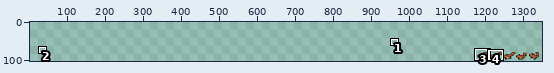
One commit to this sprite sheet: android/assets/img/squirrel.png. The picture above shows the old version from afar; the outline marks the close-up.
Close-up. Earlier state:
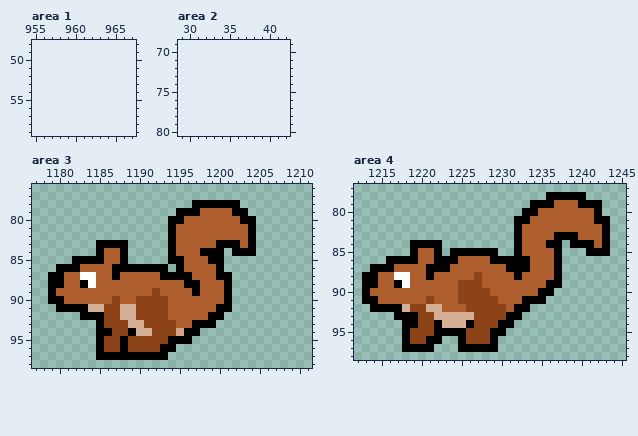
The file is 256x64 pixels. Pixels under 10% opacity are left out. Shown: area 1: x 955..967, y 48..59; area 2: x 29..42, y 69..80; area 3: x 1177..1211, y 76..98; area 4: x 1212..1245, y 77..98. The old version is drawn lined up with the new one, on the new canvas. The wide view leaves out empty margins. The commit also changed other parts of the picture, which this record leaves out.
New version:
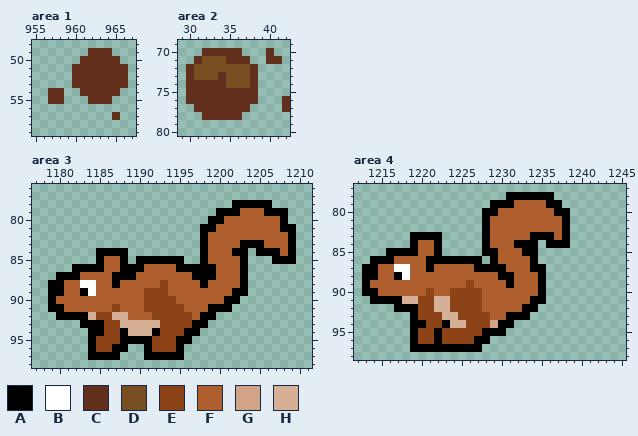
Palette (. is transparent): A #000000  B #ffffff  C #632f1d  D #774d22  E #8c4317  F #af5e2d  G #d1a488  H #d6af97
The exact change:
canvas 256x64 -> 2048x128, the old top-left corner now at 1176,64
Area 1:
y 49: x 962..964 ... -> CCC
y 50: x 961..965 ..... -> CCCCC
y 51..53: x 960..966 ....... -> CCCCCCC
y 54: x 957..958 .. -> CC; x 961..965 ..... -> CCCCC
y 55: x 957..958 .. -> CC; x 962..964 ... -> CCC
y 57: x 965 . -> C
Area 2:
y 70: x 32..36 ..... -> CCCCC; x 40 . -> C
y 71: x 31..37 ....... -> CDDDCCC; x 40..41 .. -> CC
y 72: x 30..38 ......... -> CDDDDDDDC
y 73: x 30..38 ......... -> CDDDCDDDC
y 74: x 30..38 ......... -> CCCCCDDDC
y 75: x 30..38 ......... -> CCCCCCCCC
y 76: x 30..38 ......... -> CCCCCCCCC; x 42 . -> C
y 77: x 31..37 ....... -> CCCCCCC; x 42 . -> C
y 78: x 32..36 ..... -> CCCCC
Area 3:
y 78: x 1197..1201 AAAAA -> .....; x 1203..1206 .... -> AAAA
y 79: x 1195..1201 AAAFFFF -> .....AA; x 1203..1208 A..... -> FFFAAA
y 80: x 1194..1200 AAFFFFF -> .....AA; x 1203..1208 AA.... -> FFFFFA
y 81: x 1194..1199 AFFFFF -> ....AA; x 1204..1209 A..... -> FFFFAA
y 82: x 1194..1198 AFFFF -> ....A; x 1204..1209 A..... -> FFFFFA
y 83: x 1185..1188 AAAA -> ....; x 1194..1198 AFFFF -> ....A; x 1200..1203 AAAF -> FFFA; x 1205..1209 ..... -> AFFFA
y 84: x 1186..1187 FF -> AA; x 1194..1197 AFFF -> ....; x 1199..1201 AA. -> FFF; x 1204..1209 A..... -> .AAAFA
y 85: x 1182..1184 AAA -> ...; x 1190..1193 .... -> AAAA; x 1196..1203 FFFAA... -> ..AFFFFA; x 1207..1209 ... -> AAA
y 86: x 1180..1181 AA -> ..; x 1183..1185 FFF -> AAA; x 1187 A -> F; x 1191..1194 AAA. -> FFFF; x 1196..1203 FFFFA... -> AAAAFFFA
y 87: x 1179 A -> .; x 1181..1184 FFBB -> AAFF; x 1188..1189 FF -> AA; x 1193..1203 AAAAFFFAA.. -> FFFFAAAFFFA
y 88: x 1183 A -> B; x 1187 F -> A; x 1193 F -> E; x 1196..1198 AAF -> FFA; x 1201..1203 A.. -> FFA
y 89: x 1180 F -> A; x 1183..1184 FF -> AB; x 1191 F -> E; x 1193 F -> E; x 1197 A -> F; x 1201..1203 A.. -> FAA
y 90: x 1180 A -> F; x 1187 E -> F; x 1190 E -> F; x 1194 F -> E; x 1202 . -> A
y 91: x 1179 . -> A; x 1181..1186 AAAHHE -> FFFFFF; x 1188..1190 HHE -> FFF; x 1194..1195 FF -> EE; x 1199 F -> A
y 92: x 1180..1182 ... -> AAA; x 1184..1185 AA -> HE; x 1187 E -> H; x 1189..1191 HEE -> FFF; x 1194..1196 FFF -> EEE; x 1198 F -> A; x 1200 A -> .
y 93: x 1183..1184 .. -> AA; x 1188 E -> H; x 1191..1192 EE -> HH; x 1195..1196 FF -> EE; x 1199 A -> .
y 94: x 1184 . -> A; x 1186 A -> E; x 1188..1189 EA -> AH; x 1192 E -> A; x 1195 G -> E
y 95: x 1184..1185 .A -> AE; x 1189..1191 EEE -> AAA; x 1194 A -> E
y 96: x 1184..1185 .A -> AE; x 1187 E -> A; x 1189..1191 EEE -> ..A; x 1193..1195 AA. -> EEA
y 97: x 1184 . -> A; x 1188..1190 AAA -> ...; x 1194..1195 .. -> AA
Area 4:
y 78: x 1231..1235 ..... -> AAAAA; x 1237..1240 AAAA -> ....
y 79: x 1229..1235 .....AA -> AAAFFFF; x 1237..1242 FFFAAA -> A.....
y 80: x 1228..1234 .....AA -> AAFFFFF; x 1237..1242 FFFFFA -> AA....
y 81: x 1228..1233 ....AA -> AFFFFF; x 1238..1243 FFFFAA -> A.....
y 82: x 1228..1232 ....A -> AFFFF; x 1238..1243 FFFFFA -> A.....
y 83: x 1219..1222 .... -> AAAA; x 1228..1232 ....A -> AFFFF; x 1234..1237 FFFA -> AAAF; x 1239..1243 AFFFA -> .....
y 84: x 1220..1221 AA -> FF; x 1228..1231 .... -> AFFF; x 1233..1235 FFF -> AA.; x 1238..1243 .AAAFA -> A.....
y 85: x 1216..1218 ... -> AAA; x 1224..1227 AAAA -> ....; x 1230..1237 ..AFFFFA -> FFFAA...; x 1241..1243 AAA -> ...
y 86: x 1214..1215 .. -> AA; x 1217..1219 AAA -> FFF; x 1221 F -> A; x 1225..1228 FFFF -> AAA.; x 1230..1237 AAAAFFFA -> FFFFA...
y 87: x 1213 . -> A; x 1215..1218 AAFF -> FFBB; x 1222..1223 AA -> FF; x 1227..1237 FFFFAAAFFFA -> AAAAFFFAA..
y 88: x 1217 B -> A; x 1221 A -> F; x 1227 E -> F; x 1230..1232 FFA -> AAF; x 1235..1237 FFA -> A..
y 89: x 1214 A -> F; x 1217..1218 AB -> FF; x 1225 E -> F; x 1227 E -> F; x 1231 F -> A; x 1235..1237 FAA -> A..
y 90: x 1214 F -> A; x 1221 F -> E; x 1224 F -> E; x 1228 E -> F; x 1236 A -> .
y 91: x 1213 A -> .; x 1215..1220 FFFFFF -> AAAHHE; x 1222..1224 FFF -> HHE; x 1228..1229 EE -> FF; x 1233 A -> F
y 92: x 1214..1216 AAA -> ...; x 1218..1219 HE -> AA; x 1221 H -> E; x 1223..1225 FFF -> HEE; x 1228..1230 EEE -> FFF; x 1232 A -> F; x 1234 . -> A
y 93: x 1217..1218 AA -> ..; x 1222 H -> E; x 1225..1226 HH -> EE; x 1229..1230 EE -> FF; x 1233 . -> A
y 94: x 1218 A -> .; x 1220 E -> A; x 1222..1223 AH -> EA; x 1226 A -> E; x 1229 E -> G
y 95: x 1218..1219 AE -> .A; x 1223..1225 AAA -> EEE; x 1228 E -> A
y 96: x 1218..1219 AE -> .A; x 1221 A -> E; x 1223..1225 ..A -> EEE; x 1227..1229 EEA -> AA.
y 97: x 1218 A -> .; x 1222..1224 ... -> AAA; x 1228..1229 AA -> ..
Pixel boxes of the changes (left, top, right, bottom) in both close-ups:
added: (48, 48, 128, 120)
added: (186, 48, 290, 120)
changed: (48, 200, 296, 360)
changed: (362, 192, 610, 352)
